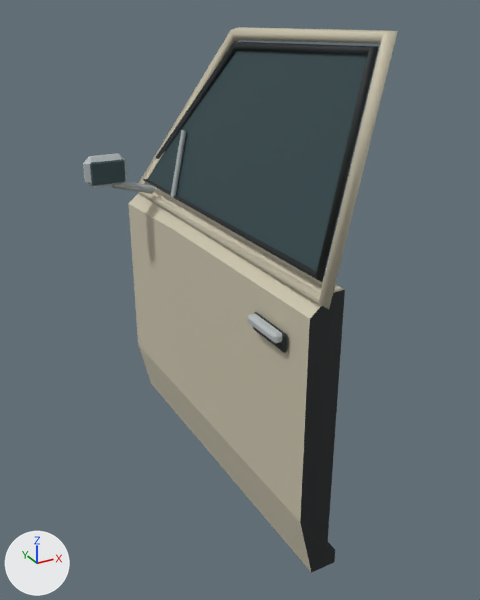
The glTF model game/assets/models/cars/zastava_101_door_fl.glb, before and after one commit.
Camera for both pictures: a 50 mm lens placed at (-0.73, -1.968, 0.877), pointed at (0.035, -0.578, 0.182). The axes (+X, +Y, +Z) are drawn at lower left. The lights are the same throughout. The older version comes first. Vertices at exactly the same position are counted once.

Names of what the first picture shows: 'zastava_101_door_fl'.
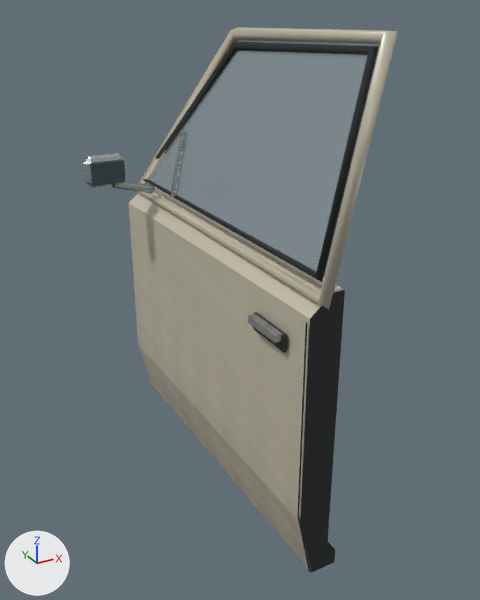
Boxes [x1, y1, x2, y2] around the edits, measured in the pictures (480 x 600 px; the box of a moved part takes in the faces that stretch with it):
part 1 of me_front_door_glass, moved or reshaped: before [83, 153, 334, 522]; after [83, 153, 310, 572]
part 2 of me_front_door_glass, edited (looks the same): [139, 30, 398, 309] in both
part 3 of me_front_door_glass, edited (looks the same): [91, 44, 379, 544] in both

The change, as a list of edits to the scene's bpy script:
```text
Add img_zastava_roughness_atlas:
    img_zastava_roughness_atlas = load_image('zastava_roughness_atlas', '_unpacked/zastava_roughness_atlas', 1024, 1024, 'Non-Color')
Add img_zastava_surface_atlas:
    img_zastava_surface_atlas = load_image('zastava_surface_atlas', '_unpacked/zastava_surface_atlas', 1024, 1024, 'sRGB')
Add mat_zastava_glass:
    mat_zastava_glass = bpy.data.materials.new('Zastava_Glass')
    # nodes: BsdfPrincipled, Math, Mix, OutputMaterial, VertexColor
    # colours: light grey #d1e2e1, mixed with the vertex colours
Add mat_zastava_interior:
    mat_zastava_interior = bpy.data.materials.new('Zastava_Interior')
    # uses the picture img_zastava_roughness_atlas
    # uses the picture img_zastava_surface_atlas
Add mat_zastava_paint:
    mat_zastava_paint = bpy.data.materials.new('Zastava_Paint')
    # uses the picture img_zastava_roughness_atlas
    # uses the picture img_zastava_surface_atlas
Add mat_zastava_metal:
    mat_zastava_metal = bpy.data.materials.new('Zastava_Metal')
    # uses the picture img_zastava_roughness_atlas
    # uses the picture img_zastava_surface_atlas
Change me_front_door_glass:
    used by ob_zastava_101_door_fl; location = (0.0, 0.0, 0.0)
    remove me_front_door_glass.from_pydata(...)  # 231 vertices, 396 faces; spans x -0.226..0.115, y -1.012..0.016, z -0.36..0.841
    add me_front_door_glass.from_pydata(...)  # 233 vertices, 368 faces; spans x -0.227..0.115, y -1.012..0.016, z -0.36..0.841
    me_front_door_glass part 1: 4 vertices moved from x 0.031..0.101, y -0.622..-0.378, z 0.065..0.095 to x 0.035..0.097, y -0.628..-0.372, z 0.064..0.096; 61 vertices removed from x -0.226..0.093, y -0.972..0.0, z 0.057..0.809; 63 vertices added at x -0.227..0.095, y -1.0..0.0, z -0.358..0.807
    me_front_door_glass part 2: 18 faces spanning x -0.025..0.115, y -1.012..0.016, z 0.337..0.841 switch from mat_zastava_modular_vertex_palette to mat_zastava_paint
    me_front_door_glass part 3: 44 faces spanning x -0.216..0.101, y -1.0..0.0, z -0.36..0.814 switch from mat_zastava_modular_vertex_palette to mat_zastava_interior
    add me_front_door_glass.materials.append(mat_zastava_metal)
    add me_front_door_glass.materials.append(mat_zastava_glass)
```
